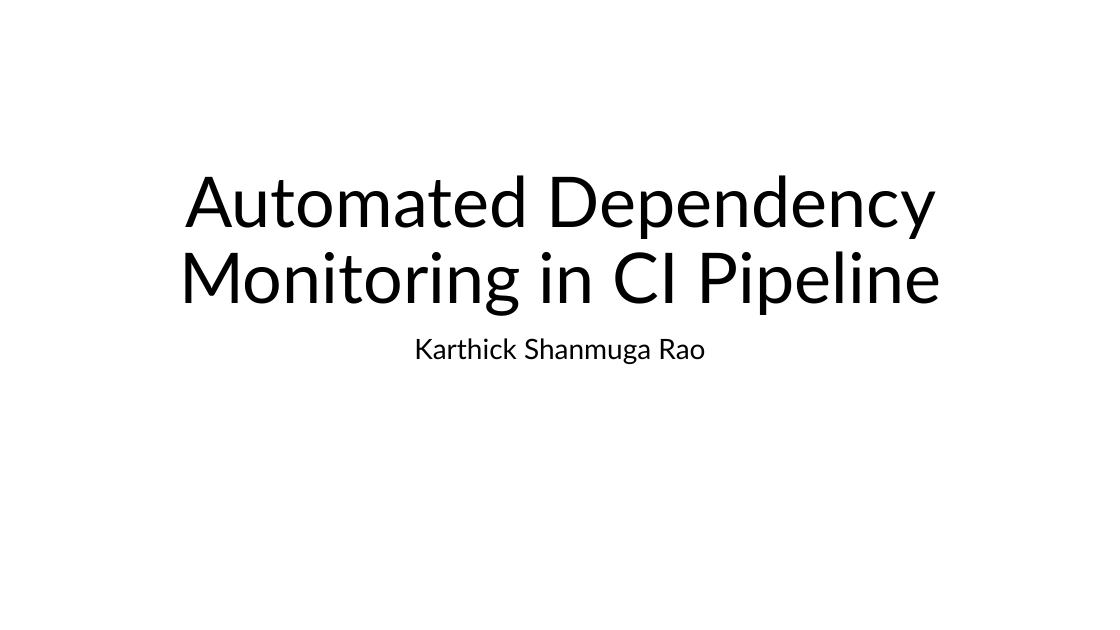
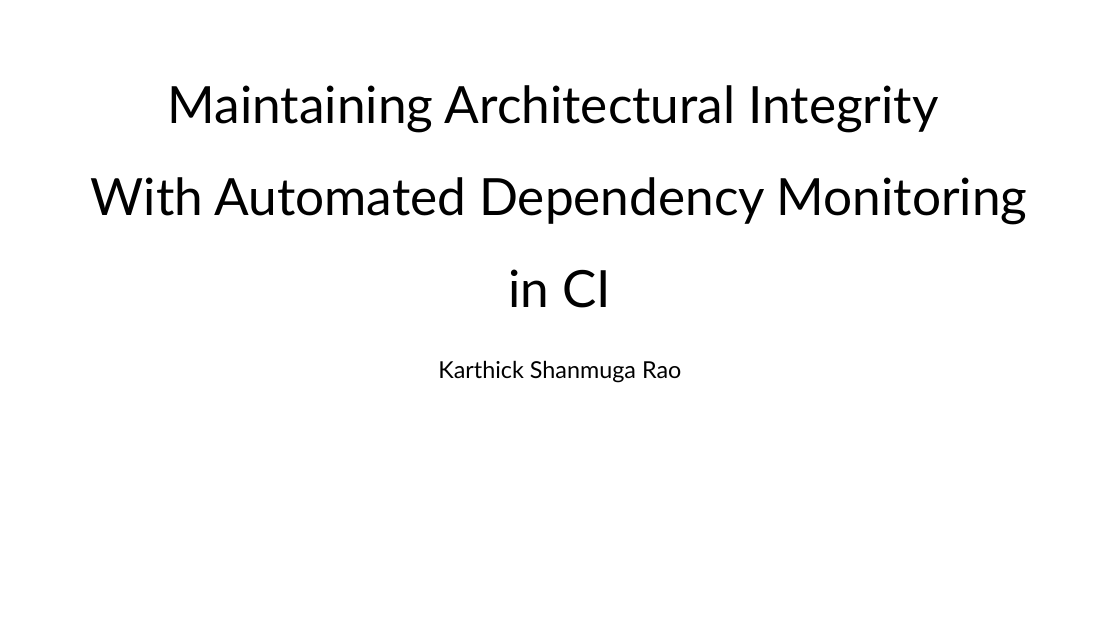
Before and after one commit to karthickshanmugarao/sw-deps-monitor, a slide deck: slide 1 of Docs/Automated Dependency Monitoring in CI Pipeline.pptx. Drawn at 1120x630 pixels with LibreOffice and Linux fonts; fonts in the diff are those of the drawing. Boxes give left, top, right and bottom in pixels: in the first picture for what was removed or moved away, otherwise in the second. Text is boxed around its words. In the diff, an @@ line names an element or a change of style, - is before the commit and + after.

```diff
--- a/Docs/Automated Dependency Monitoring in CI Pipeline.pptx
+++ b/Docs/Automated Dependency Monitoring in CI Pipeline.pptx
@@ title at <box>91,85,1028,308</box>: text changed; size 60 to 44 pt @@
-Automated Dependency Monitoring in CI Pipeline
+Maintaining Architectural Integrity
+With Automated Dependency Monitoring in CI
@@ subtitle "Karthick Shanmuga Rao": place and size @@
-subtitle "Karthick Shanmuga Rao" at <box>414,338,705,364</box>
+subtitle "Karthick Shanmuga Rao" at <box>438,360,681,383</box>
@@ subtitle "Karthick Shanmuga Rao" at <box>438,360,681,383</box>: size 24 to 20 pt @@
```
Also in this commit, not shown: 13 other slides changed, 1 slide added.
